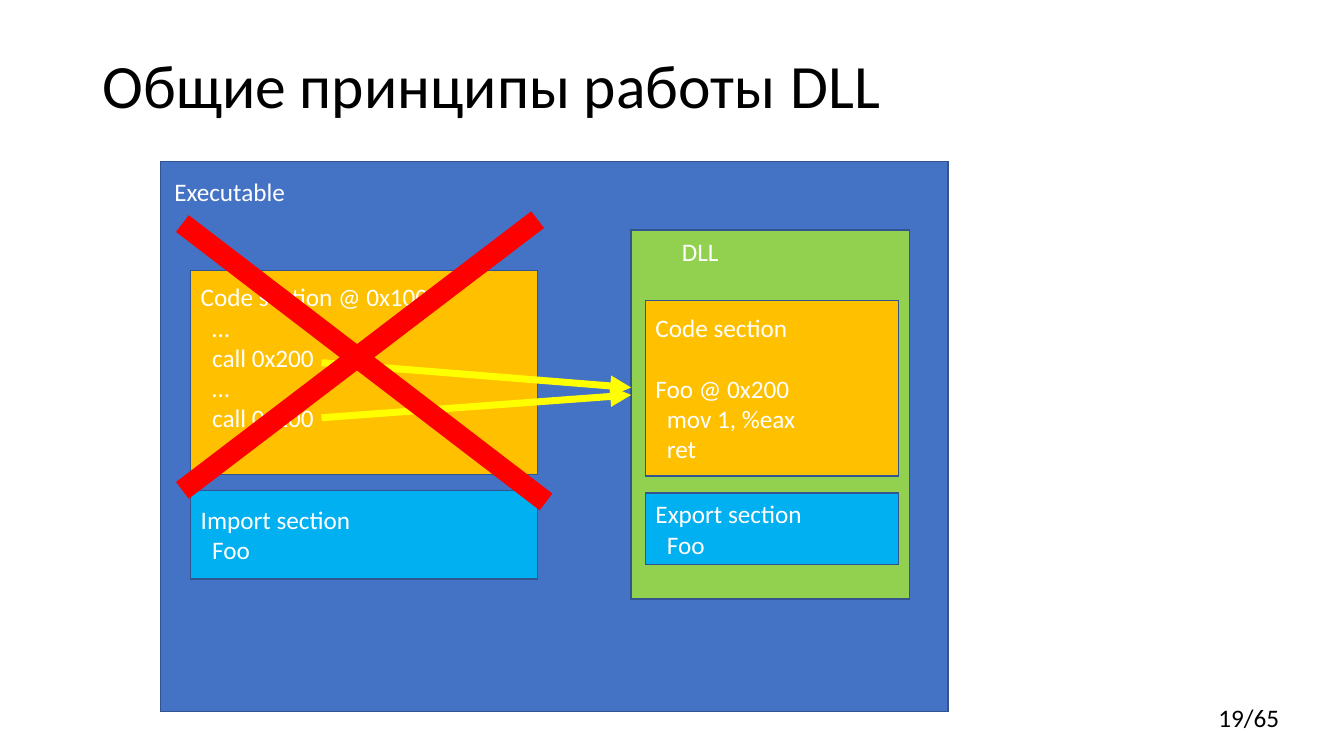
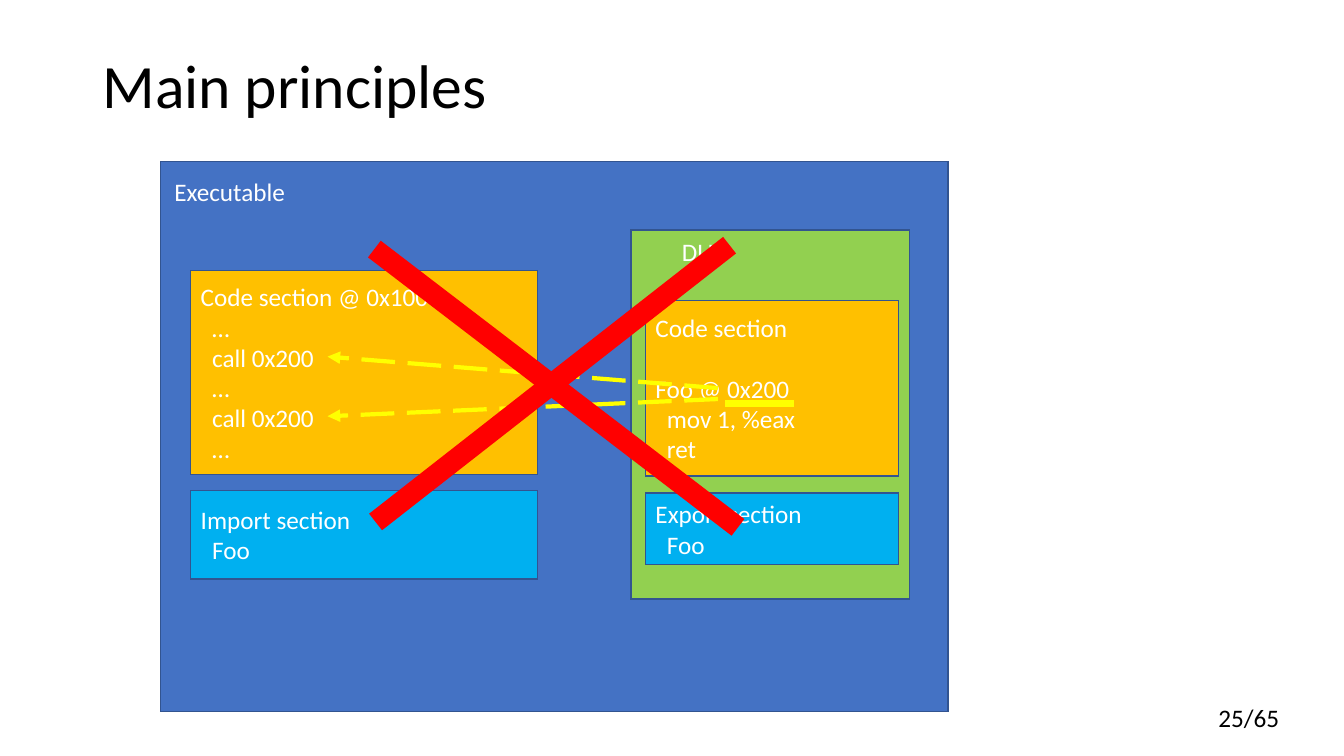
Before and after one commit to yugr/CppRussia, a slide deck: slide 25 of 2024/EN.pptx (slide 19 before the commit). Drawn at 1344x756 pixels with LibreOffice and Linux fonts; fonts in the diff are those of the drawing. Boxes give left, top, right and bottom in pixels: in the first picture for what was removed or moved away, otherwise in the second. Text is boxed around its words. In the diff, an @@ line names an element or a change of style, - is before the commit and + after.

```diff
--- a/2024/EN.pptx
+++ b/2024/EN.pptx
@@ title at [102,65,486,118]: text changed @@
-Общие принципы работы DLL
+Main principles
@@ arrow moved from (322, 417) - (631, 395) to (374, 249) - (738, 527) @@
@@ arrow (374, 249) - (738, 527): arrow to line; stroke #FFFF00 5 pt to #FF0000 15 pt @@
@@ line moved from (182, 490) - (537, 220) to (376, 522) - (730, 245) @@
@@ line moved from (182, 224) - (546, 502) to (718, 388) - (328, 357) @@
@@ line (718, 388) - (328, 357): line to arrow; stroke #FF0000 15 pt to #FFFF00 3 pt dashed @@
@@ arrow moved from (322, 363) - (631, 388) to (718, 399) - (328, 416) @@
@@ arrow (718, 399) - (328, 416): stroke #FFFF00 5 pt to #FFFF00 3 pt dashed @@
@@ line added from (725, 403) to (795, 403), #FFFF00 5 pt @@
@@ page number at [1218,709,1279,728]: text changed @@
-19/65
+25/65
```
Also in this commit, not shown: 17 other slides changed, 12 slides added, 2 slides removed.
